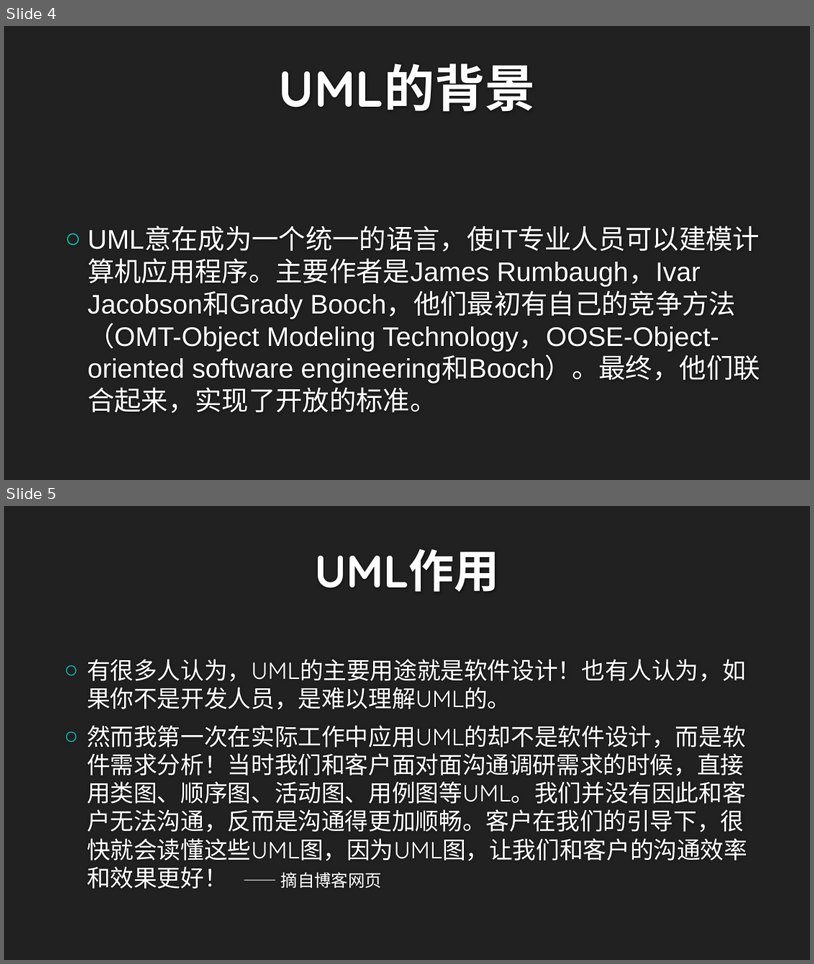
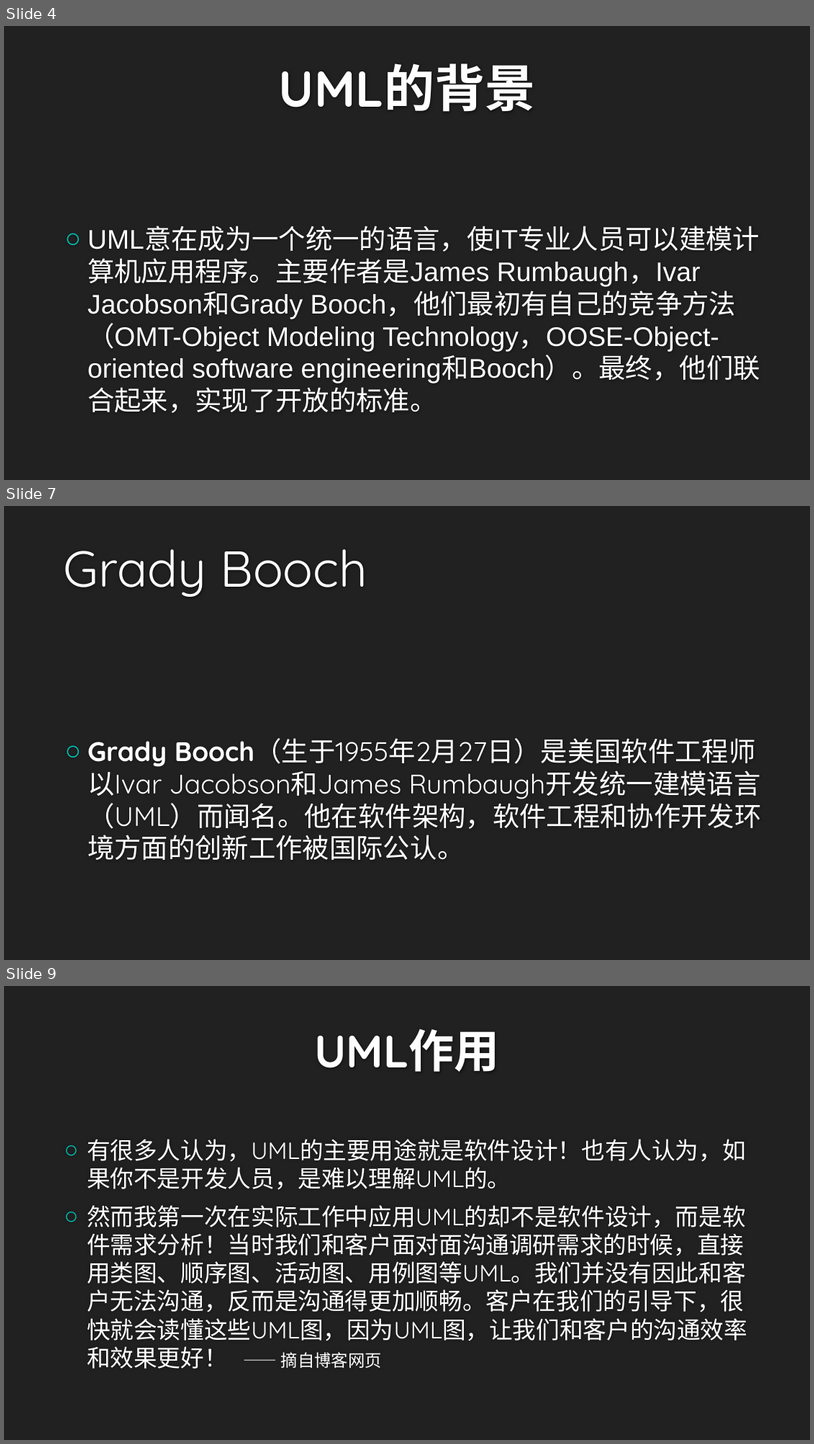
Before and after one commit to twn422/PRD2017, a slide deck: PRD-2017-G24/STW/非受控文件/翻转课堂作业/UML概述/UML概述.pptx. Shown one above the other, each under a label of ours: slides 4 and 5 before the commit, slides 4, 7 and 9 after it; the slides between them are not shown. The pictures are 814x964 and 814x1444 pixels, drawn with LibreOffice and Linux fonts; fonts in the diff are those of the drawing; background and template pictures are left out. Boxes give left, top, right and bottom in pixels: in the first picture for what was removed or moved away, otherwise in the second. Text is boxed around its words. In the diff, an @@ line names an element or a change of style, - is before the commit and + after.

```diff
--- a/PRD-2017-G24/STW/非受控文件/翻转课堂作业/UML概述/UML概述.pptx
+++ b/PRD-2017-G24/STW/非受控文件/翻转课堂作业/UML概述/UML概述.pptx
@@ slide 7 added at (x1=4, y1=506, x2=810, y2=960), background #212121 @@
@@ title added at (x1=64, y1=549, x2=368, y2=597), 60 pt, text #FEFEFE @@
+Grady Booch
@@ text added at (x1=88, y1=738, x2=761, y2=860), 32 pt, text #FFFFFF @@
+○ Grady Booch（生于1955年2月27日）是美国软件工程师以Ivar Jacobson和James Rumbaugh开发统一建模语言（UML）而闻名。他在软件架构，软件工程和协作开发环境方面的创新工作被国际公认。
@@ what was slide 5 is now slide 9 @@
```
Also in this commit, not shown: 3 other slides added.
